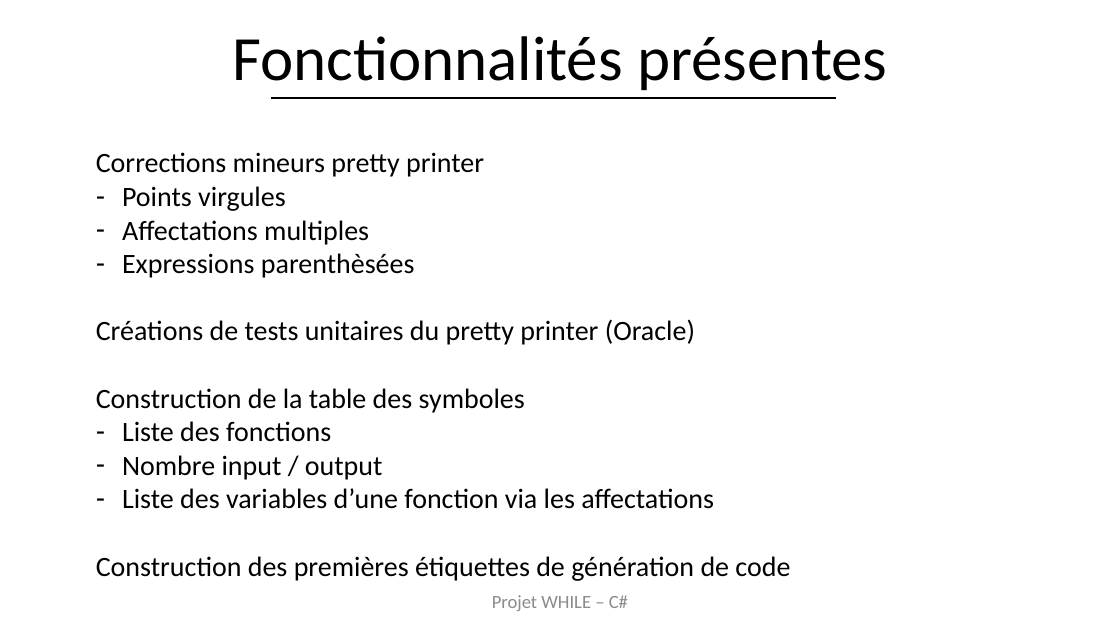
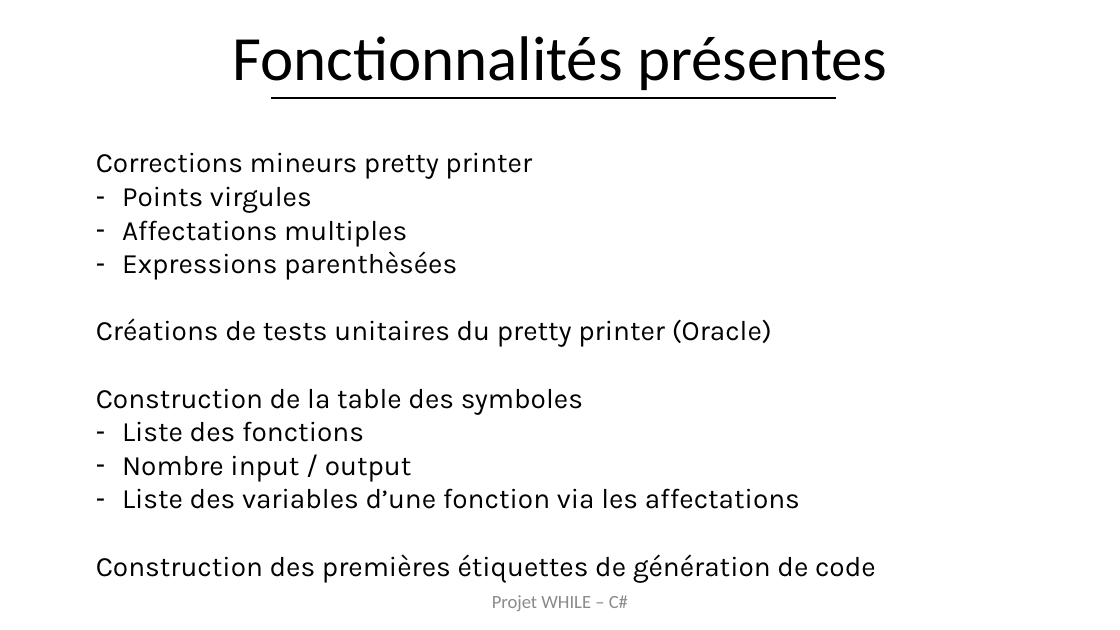
Before and after one commit to Kapcash/Compilation, a slide deck: slide 1 of Documents/Présentation/Presentation 29-11-16.pptx. Drawn at 1120x630 pixels with LibreOffice and Linux fonts; fonts in the diff are those of the drawing; background and template pictures are left out. Boxes give left, top, right and bottom in pixels: in the first picture for what was removed or moved away, otherwise in the second. Text is boxed around its words. In the diff, an @@ line names an element or a change of style, - is before the commit and + after.

```diff
--- a/Documents/Présentation/Presentation 29-11-16.pptx
+++ b/Documents/Présentation/Presentation 29-11-16.pptx
@@ text "Corrections mineurs pretty printer" at <box>96,152,876,582</box>: font Calibri to Karla @@
```
Also in this commit, not shown: 1 other slide changed, 2 other files.
